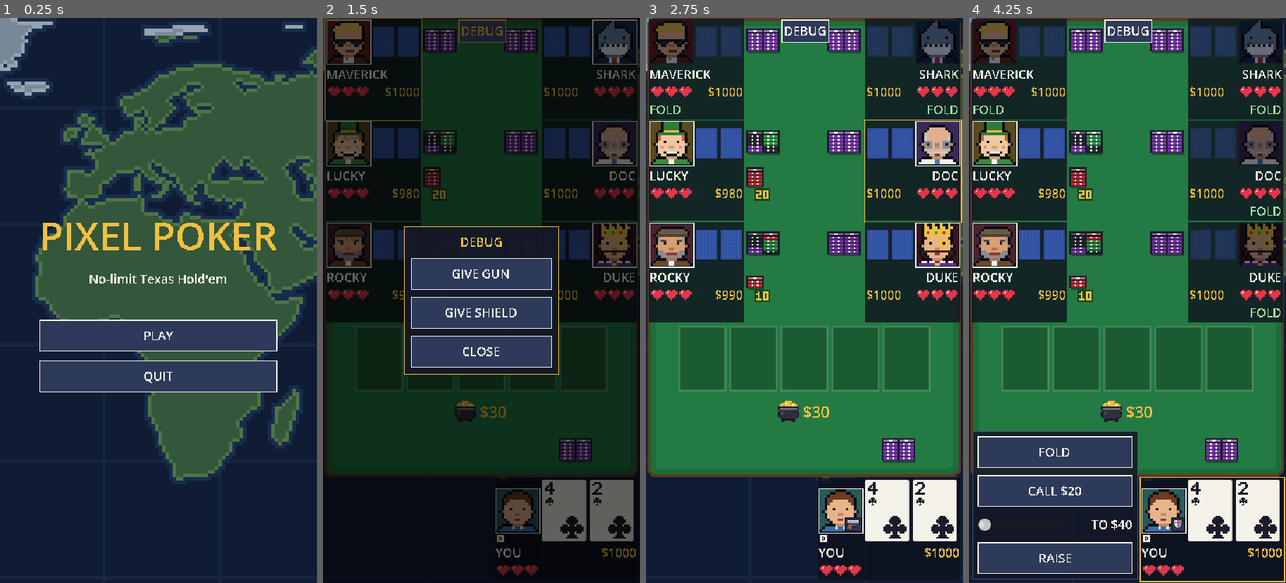
Above: before the commit, frames 1-4 (left to right).
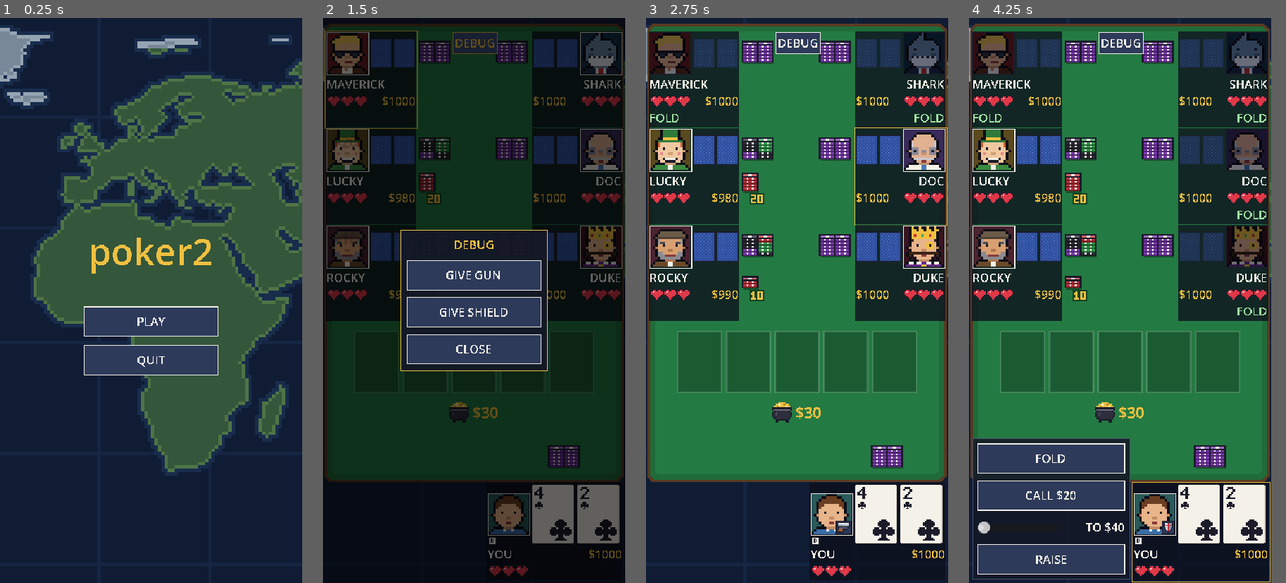
Above: after the commit, the same moments.

Repository: ryanlacroix/poker2
Game: Godot game, scene res://scenes/main_menu.tscn
Two runs of this game, one before a commit and one after it. Both use one fixed random seed, a clock stepped at 60 frames per second and the inputs below.
Inputs:
- Up to frame 1 (0.25 s): no input
- Up to frame 2 (1.5 s): click "PLAY" at 0.5 s; click "DEBUG" at 1.25 s
- Up to frame 3 (2.75 s): click "GIVE GUN" at 2 s
- Up to frame 4 (4.25 s): click "DEBUG" at 2.75 s; click "GIVE SHIELD" at 3.5 s
In our replay, the window is 450x800 before the commit and 429x800 after it. These sizes can differ from the game's own. Grey fills any space a smaller window leaves; there, only what the larger window draws over its background counts as a difference.

The runs differ from the first frame. In frame 1, 24% of the frame differs, in the area x 0-100%, y 0-82%; in frame 2, 25%; in frame 3, 31%; in frame 4, 34%, in the area x 0-100%, y 0-100%.

Commit message:
mobile friendliness and branding

Diff:
--- a/project.godot
+++ b/project.godot
@@ -10,9 +10,10 @@
 
 [application]
 
-config/name="pokergame2"
+config/name="poker2"
 run/main_scene="res://scenes/main_menu.tscn"
 config/features=PackedStringArray("4.7", "GL Compatibility")
+boot_splash/show_image=false
 config/icon="res://icon.svg"
 
 [autoload]
@@ -22,7 +23,7 @@
 [display]
 
 window/size/viewport_width=360
-window/size/viewport_height=640
+window/size/viewport_height=672
 window/size/window_width_override=540
 window/size/window_height_override=960
 window/stretch/mode="viewport"
@@ -30,6 +31,7 @@
 window/stretch/scale_mode="integer"
 window/handheld/orientation=1
 window/stretch/scale_mode.pc="fractional"
+window/stretch/scale_mode.web="fractional"
 
 [gui]
 
--- a/scripts/ui/main_menu.gd
+++ b/scripts/ui/main_menu.gd
@@ -15,15 +15,11 @@
 	center.add_child(box)
 
 	var title := Label.new()
-	title.text = "PIXEL POKER"
+	title.text = "poker2"
 	title.horizontal_alignment = HORIZONTAL_ALIGNMENT_CENTER
 	title.add_theme_font_size_override("font_size", 44)
 	title.add_theme_color_override("font_color", PixelArt.GOLD)
 	box.add_child(title)
-	var subtitle := Label.new()
-	subtitle.text = "No-limit Texas Hold'em"
-	subtitle.horizontal_alignment = HORIZONTAL_ALIGNMENT_CENTER
-	box.add_child(subtitle)
 	var spacer := Control.new()
 	spacer.custom_minimum_size = Vector2(0, 16)
 	box.add_child(spacer)
--- a/scripts/ui/portrait_layout.gd
+++ b/scripts/ui/portrait_layout.gd
@@ -2,9 +2,10 @@
 extends RefCounted
 ## Where everything goes on a portrait (phone) screen. Top: NPCs stacked closely in a column down
 ## each screen edge, with their chips beside them. Below: the board, drawn large. Bottom: the
-## human's seat in the bottom-right corner, with the action panel beside it. Designed on a 360x640 base; extra height goes
-## to the board area, extra width widens the table. Safe-area insets keep clear of notches and
-## gesture bars.
+## human's seat in the bottom-right corner, with the action panel beside it. Designed on a 360x672 base
+## (everything fits in 360x648; the rest is breathing room). Extra height opens a gap above the
+## NPCs (up to a limit) and around the board; extra width widens the table. Safe-area insets keep
+## clear of notches and gesture bars.
 
 ## A seat (top-left corner + style) and where its stack/bet piles sit on the table.
 class SeatSlot:
@@ -20,11 +21,18 @@
 		vertical_piles = p_vertical_piles
 
 
-const BASE_SIZE := Vector2(360, 640)
+const BASE_SIZE := Vector2(360, 672)
 
 const MAX_OPPONENTS := 6
 const MARGIN := 4.0
 const ROW_GAP := 3.0
+## Space between the top of the screen and the NPC rows (the DEBUG button sits between the
+## columns, not above them).
+const TOP_MARGIN := 10.0
+## Share of any spare height that goes above the NPC rows (the rest goes around the board),
+## and the most it can add there.
+const SPARE_TOP_SHARE := 0.3
+const MAX_SPARE_TOP := 20.0
 
 # Action panel: big, well-spaced touch targets (FOLD, CALL, raise slider, RAISE).
 const ACTION_PADDING := 6.0
@@ -66,7 +74,13 @@
 
 	var compact := SeatView.COMPACT_SIZE
 	var wide := SeatView.WIDE_SIZE
-	var top := safe_top + 2 # the DEBUG button sits between the columns, not above them
+	var card := CardView.CARD_SIZE * BOARD_CARD_SCALE
+	var block_height := card.y + 6 + NEXT_HAND_SIZE.y # the board, with the pot / NEXT HAND under it
+	# Height everything needs with nothing to spare: the NPC rows, the board block (with room for
+	# winning cards to lift above it) and the action panel at the bottom.
+	var needed := TOP_MARGIN + compact.y * 3 + ROW_GAP * 2 + 6 + block_height + 4 + ACTION_PANEL_HEIGHT + MARGIN
+	var spare := maxf(0, viewport.y - safe_top - safe_bottom - needed)
+	var top := safe_top + TOP_MARGIN + floorf(minf(spare * SPARE_TOP_SHARE, MAX_SPARE_TOP))
 	var row_y: Array[float] = [top, top + compact.y + ROW_GAP, top + (compact.y + ROW_GAP) * 2]
 	var npc_bottom := row_y[2] + compact.y
 
@@ -93,7 +107,9 @@
 	var bottom := viewport.y - safe_bottom - MARGIN
 	var human_seat := Vector2(viewport.x - MARGIN - wide.x, bottom - wide.y)
 	action_bar = Rect2(MARGIN, bottom - ACTION_PANEL_HEIGHT, viewport.x - wide.x - MARGIN * 3, ACTION_PANEL_HEIGHT)
-	table = Rect2(2, top - 2, viewport.x - 4, human_seat.y - 2 - (top - 2))
+	# The felt reaches up to cover half of the gap above the NPC rows.
+	var table_top := floorf(safe_top + (top - 2 - safe_top) / 2)
+	table = Rect2(2, table_top, viewport.x - 4, human_seat.y - 2 - table_top)
 
 	var pair_bounds := TableScene.horizontal_pile_unit_bounds()
 	var human_piles := Vector2(viewport.x - MARGIN - 4 - pair_bounds.end.x, table.end.y - 2 - pair_bounds.end.y)
@@ -101,11 +117,9 @@
 
 	# Large board centred in the space between the NPCs and the bottom, with the
 	# pot / NEXT HAND button under it, kept clear of the action panel and the human's piles.
-	var card := CardView.CARD_SIZE * BOARD_CARD_SCALE
 	var board_width := card.x * 5 + BOARD_CARD_GAP * 4
 	var area_top := npc_bottom + 6 # room for winning cards to lift
 	var area_bottom := minf(action_bar.position.y, human_piles.y + pair_bounds.position.y) - 4
-	var block_height := card.y + 6 + NEXT_HAND_SIZE.y
 	var board_y := floorf(area_top + maxf(0, area_bottom - area_top - block_height) / 2)
 	board_origin = Vector2(floorf((viewport.x - board_width) / 2), board_y)
 	pot_center = Vector2(floorf(viewport.x / 2), board_y + card.y + 6 + NEXT_HAND_SIZE.y / 2)
